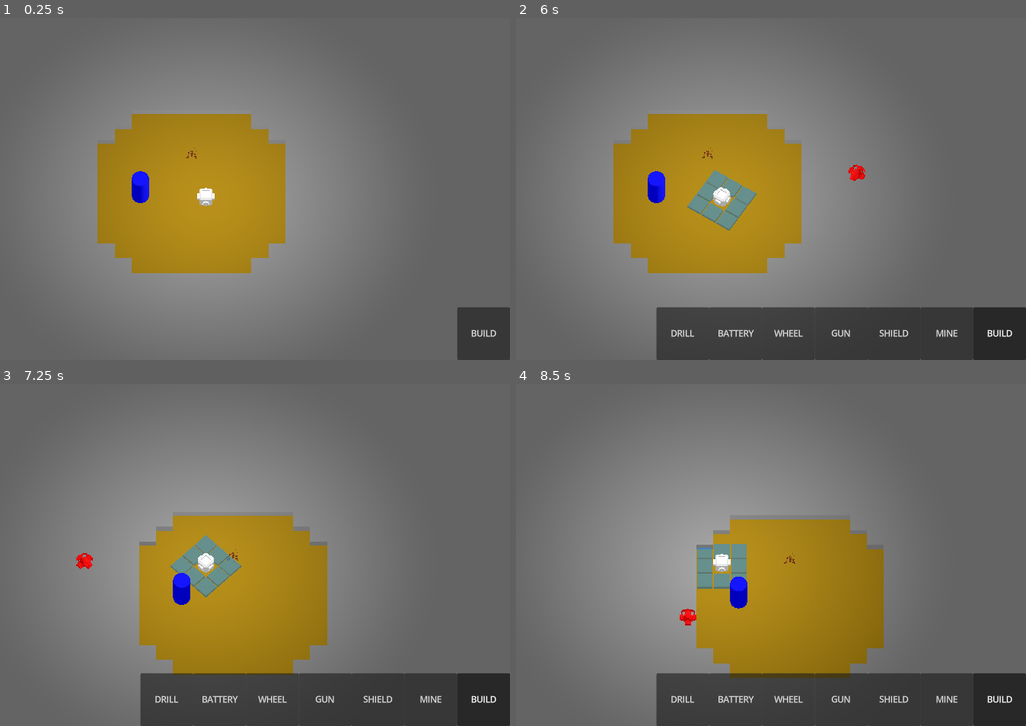
Above: before the commit, frames 1-4 (two rows, left to right).
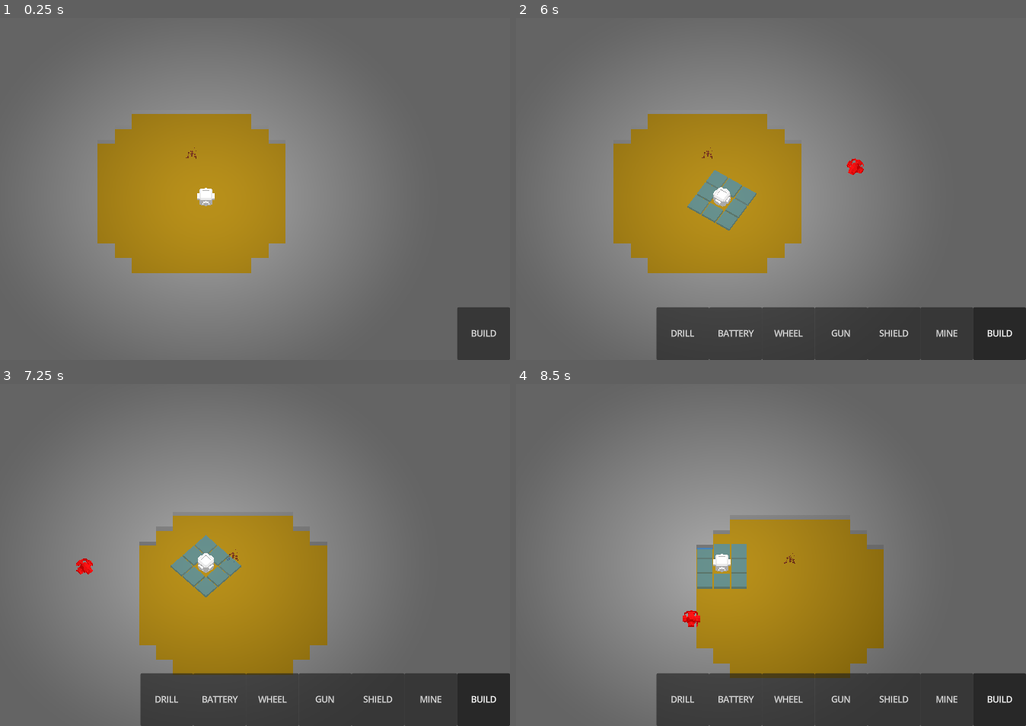
Above: after the commit, the same moments.

Repository: HedgeLizards/major
Game: Godot game, scene res://scenes/world.tscn
Two runs of this game, one before a commit and one after it. Both use one fixed random seed, a clock stepped at 60 frames per second and the inputs below. This scene is started directly instead of the project's main scene.
Inputs (mouse positions are in pixels of both pictures, inside the frame that each line leads up to):
- Up to frame 1 (0.25 s): no input
- Up to frame 2 (6 s): click "BUILD" at 0.5 s; click "DRILL" at 1.25 s; click "BATTERY" at 2 s; click "WHEEL" at 2.75 s; click "GUN" at 3.5 s; click "SHIELD" at 4.25 s; click "MINE" at 5 s; tap Enter at 5.75 s; move the mouse to (857, 171) at 5.77 s; hold D (right) from 5.78 s (still down); click (857, 171) at 5.92 s
- Up to frame 3 (7.25 s): move the mouse to (86, 572) at 6.52 s; release D (right) at 6.53 s; hold S (backward) from 6.53 s (still down); click (86, 572) at 6.67 s
- Up to frame 4 (8.5 s): move the mouse to (781, 479) at 7.27 s; release S (backward) at 7.28 s; hold D (right) 7.28-8.03 s; click (781, 479) at 7.42 s; move the mouse to (689, 623) at 8.02 s; hold W (forward) from 8.03 s (still down); click (689, 623) at 8.17 s

The runs differ from the first frame. In frame 1, 0.3% of the frame differs, in the area x 25-30%, y 44-55%; in frame 2, 0.4%, in the area x 25-69%, y 40-55%; in frame 3, 0.4%; in frame 4, 0.4%.
Error before the commit: Attempt to call function 'dig' in base 'null instance' on a null instance. (res://code/Vehicle.gd:177)
Error after the commit: Attempt to call function 'dig' in base 'null instance' on a null instance. (res://code/Vehicle.gd:180)

Commit message:
Improve building and remove capsule

Diff:
--- a/code/BuildMenu.gd
+++ b/code/BuildMenu.gd
@@ -36,12 +36,16 @@
 	var tween = create_tween().set_parallel().set_trans(Tween.TRANS_SINE)
 
 	if button_pressed:
+		$Build.mouse_filter = Control.MOUSE_FILTER_PASS
+
 		for i in number_of_v_box_containers:
 			var v_box_container = get_child(i)
 
 			tween.tween_property(v_box_container, 'offset_right', (number_of_v_box_containers - i) * -100 * screen_scale, 0.4)
 			tween.tween_property(v_box_container, 'modulate:a', 1, 0.4)
 	else:
+		$Build.mouse_filter = Control.MOUSE_FILTER_STOP
+
 		for i in number_of_v_box_containers:
 			var v_box_container = get_child(i)
 
--- a/code/Vehicle.gd
+++ b/code/Vehicle.gd
@@ -124,6 +124,9 @@
 		$Body/Placeholder.position.z = hovered_row - core_row
 
 func disable_placeholder():
+	if placing == null:
+		return
+
 	$Body/Placeholder.queue_free()
 
 	placing = null
@@ -136,7 +139,7 @@
 	if event is InputEventMouseMotion:
 		move_placeholder(event.position)
 	elif event is InputEventMouseButton:
-		if event.button_index != MOUSE_BUTTON_LEFT || !event.pressed || hovered_row == null:
+		if event.button_index != MOUSE_BUTTON_LEFT || event.pressed || hovered_row == null:
 			return
 
 		var component = [
@@ -157,7 +160,7 @@
 
 		disable_placeholder()
 	elif event is InputEventKey:
-		if event.keycode == KEY_ESCAPE && placing != null:
+		if event.keycode == KEY_ESCAPE:
 			disable_placeholder()
 
 func _notification(what):
@@ -166,11 +169,11 @@
 
 func _physics_process(delta: float):
 	var inp: Vector2 = input.inp
-	if inp.x != 0:
-		move_placeholder(get_viewport().get_mouse_position())
 	var rot := rotation_speed * inp.x * delta
 	var speed := forward_speed * inp.y * delta
 	$Body.rotation.y += rot
+	if rot != 0:
+		move_placeholder(get_viewport().get_mouse_position())
 	var vel := Vector2(0, speed).rotated($Body.rotation.y)
 	position.x -= vel.x
 	position.z += vel.y
--- a/scenes/build_menu.tscn
+++ b/scenes/build_menu.tscn
@@ -244,6 +244,7 @@
 focus_mode = 0
 mouse_default_cursor_shape = 2
 toggle_mode = true
+action_mode = 0
 shortcut = SubResource("Shortcut_73dm8")
 shortcut_feedback = false
 text = "BUILD"
--- a/scenes/world.tscn
+++ b/scenes/world.tscn
@@ -1,11 +1,10 @@
-[gd_scene load_steps=13 format=3 uid="uid://2irnh6o5hk08"]
+[gd_scene load_steps=10 format=3 uid="uid://2irnh6o5hk08"]
 
 [ext_resource type="Script" path="res://code/world.gd" id="1_kh57m"]
 [ext_resource type="PackedScene" uid="uid://n81gfvtb48yt" path="res://scenes/build_menu.tscn" id="2_8cdw3"]
 [ext_resource type="PackedScene" uid="uid://c6eg277q0xoij" path="res://scenes/pebbles.tscn" id="3_eww8l"]
 [ext_resource type="Script" path="res://code/Environment.gd" id="4_c36pg"]
 [ext_resource type="PackedScene" uid="uid://bm0ujyi38s287" path="res://scenes/music.tscn" id="4_ocrme"]
-[ext_resource type="AudioStream" uid="uid://da2f0n8xle5dh" path="res://audio/MUS_COMBAT.ogg" id="5_psfbw"]
 
 [sub_resource type="Environment" id="Environment_jg4cu"]
 ambient_light_source = 2
@@ -18,11 +17,6 @@
 [sub_resource type="StandardMaterial3D" id="StandardMaterial3D_leg26"]
 albedo_color = Color(0.639216, 0.494118, 0.0431373, 1)
 
-[sub_resource type="StandardMaterial3D" id="StandardMaterial3D_sdyhi"]
-albedo_color = Color(0, 0, 1, 1)
-
-[sub_resource type="CylinderMesh" id="CylinderMesh_pcac1"]
-
 [sub_resource type="MeshLibrary" id="MeshLibrary_l5dm3"]
 
 [node name="World" type="Node3D"]
@@ -34,11 +28,6 @@
 [node name="Floor" type="MeshInstance3D" parent="."]
 mesh = SubResource("PlaneMesh_l287f")
 surface_material_override/0 = SubResource("StandardMaterial3D_leg26")
-
-[node name="MeshInstance3D" type="MeshInstance3D" parent="."]
-transform = Transform3D(1, 0, 0, 0, 1, 0, 0, 0, 1, -3, 1, 0)
-material_override = SubResource("StandardMaterial3D_sdyhi")
-mesh = SubResource("CylinderMesh_pcac1")
 
 [node name="Players" type="Node3D" parent="."]
 
@@ -59,4 +48,3 @@
 script = ExtResource("4_c36pg")
 
 [node name="Music" parent="." instance=ExtResource("4_ocrme")]
-stream = ExtResource("5_psfbw")
